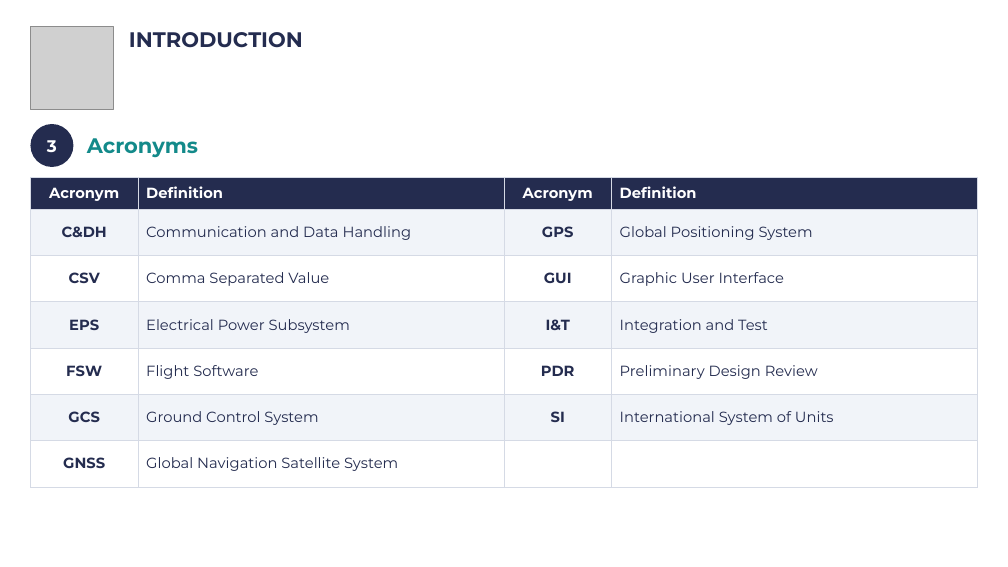
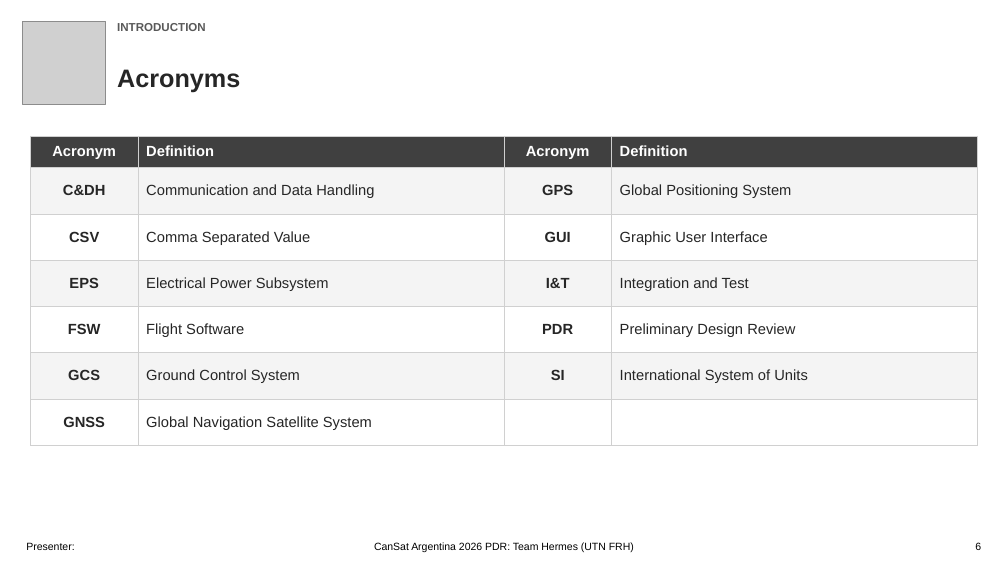
Before and after one commit to Caetano18/proyecto, a slide deck: slide 6 of cansat_pdr/laminas_plantilla/CanSat_PDR_Hermes_completo.pptx. Drawn at 1008x567 pixels with LibreOffice and Linux fonts; fonts in the diff are those of the drawing; grey boxes stand for pictures; background and template pictures are left out. Boxes give left, top, right and bottom in pixels: in the first picture for what was removed or moved away, otherwise in the second. Text is boxed around its words. In the diff, an @@ line names an element or a change of style, - is before the commit and + after.

```diff
--- a/cansat_pdr/laminas_plantilla/CanSat_PDR_Hermes_completo.pptx
+++ b/cansat_pdr/laminas_plantilla/CanSat_PDR_Hermes_completo.pptx
@@ picture: place and size @@
-picture at [30, 26, 113, 109]
+picture at [23, 21, 106, 104]
@@ text "INTRODUCTION": place and size @@
-text "INTRODUCTION" at [129, 32, 303, 48]
+text "INTRODUCTION" at [117, 23, 206, 31]
@@ text "INTRODUCTION" at [117, 23, 206, 31]: size 20 to 11 pt, font Montserrat to Arial, text colour #242C4F to #595959 @@
@@ text "Acronyms": place and size @@
-text "Acronyms" at [87, 138, 198, 158]
+text "Acronyms" at [117, 69, 240, 92]
@@ text "Acronyms" at [117, 69, 240, 92]: size 20 to 24 pt, font Montserrat to Arial, text colour #138A8A to #262626 @@
@@ table at [30, 136, 977, 445] @@
@@ fill #242C4F to #404040 in row 1 @@
@@ fill #F1F4F9 to #F4F4F4 in 12 cells @@
@@ font Montserrat to Arial @@
@@ text colour #242C4F to #262626 in "C&DH", "Communication and Data Handling", "GPS", "Global Positioning System" and 18 more places @@
@@ borders changed @@
@@ table: place and size @@
-table at [30, 178, 977, 487]
+table at [30, 136, 977, 445]
@@ ellipse removed at [30, 124, 73, 167] @@
-3
@@ text added at [26, 542, 74, 550], 10 pt, text #000000 @@
+Presenter:
@@ text added at [374, 542, 634, 552], 10 pt, text #000000 @@
+CanSat Argentina 2026 PDR: Team Hermes (UTN FRH)
@@ text added at [975, 542, 981, 550], 10 pt, text #000000 @@
+6
```
Also in this commit, not shown: 105 other slides changed, 42 other files.
